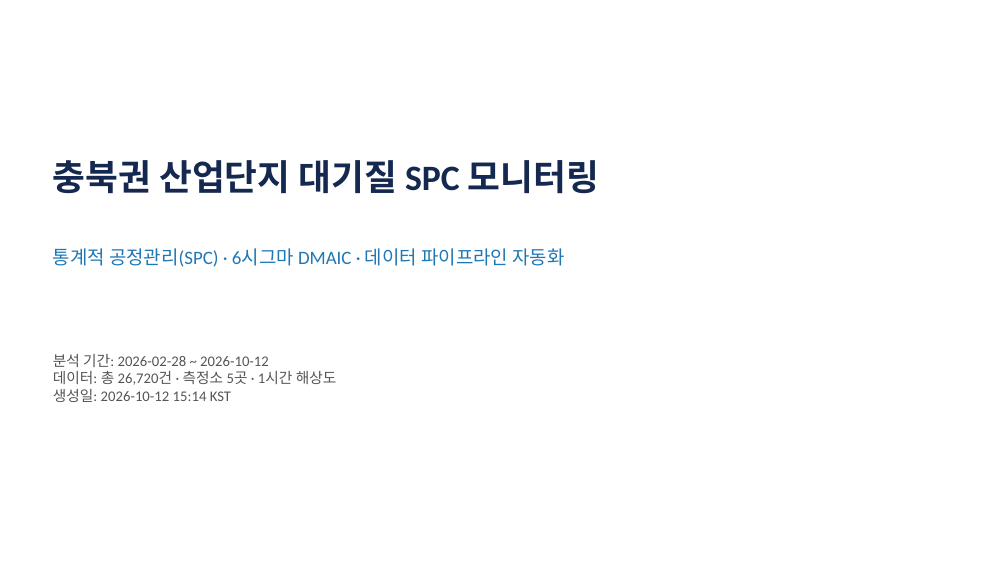
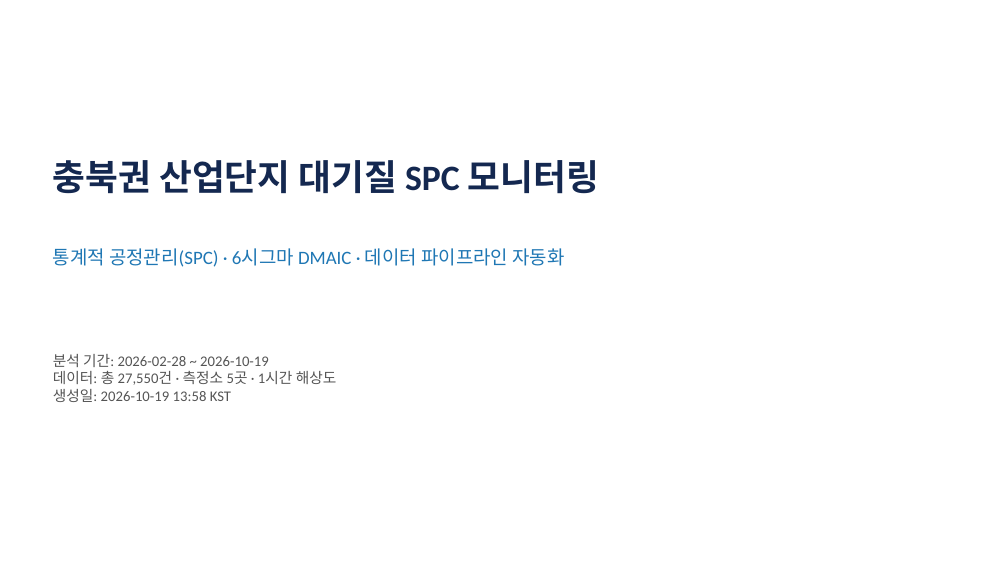
Before and after one commit to robinho0329/chungbuk-air-quality-monitor, a slide deck: slide 1 of reports/portfolio/latest.pptx. Drawn at 1008x567 pixels with LibreOffice and Linux fonts; fonts in the diff are those of the drawing. Boxes give left, top, right and bottom in pixels: in the first picture for what was removed or moved away, otherwise in the second. Text is boxed around its words. In the diff, an @@ line names an element or a change of style, - is before the commit and + after.

```diff
--- a/reports/portfolio/latest.pptx
+++ b/reports/portfolio/latest.pptx
@@ text at box(53, 354, 337, 402): text changed @@
-분석 기간: 2026-02-28 ~ 2026-10-12
-데이터: 총 26,720건 · 측정소 5곳 · 1시간 해상도
-생성일: 2026-10-12 15:14 KST
+분석 기간: 2026-02-28 ~ 2026-10-19
+데이터: 총 27,550건 · 측정소 5곳 · 1시간 해상도
+생성일: 2026-10-19 13:58 KST
```
Also in this commit, not shown: 1 other slide changed, 1 other file.
